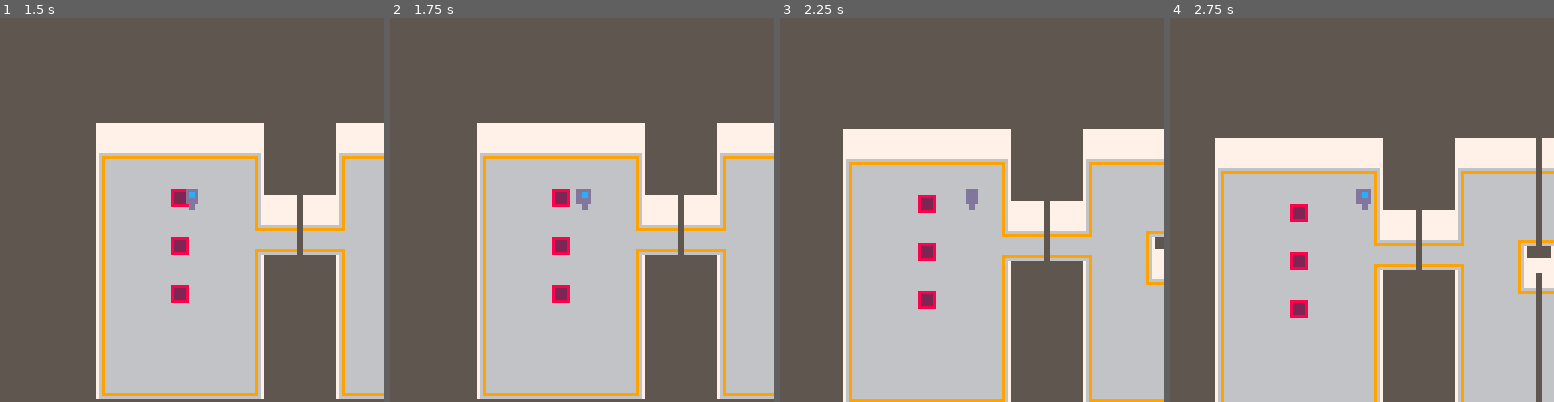
Above: before the commit, frames 1-4 (left to right).
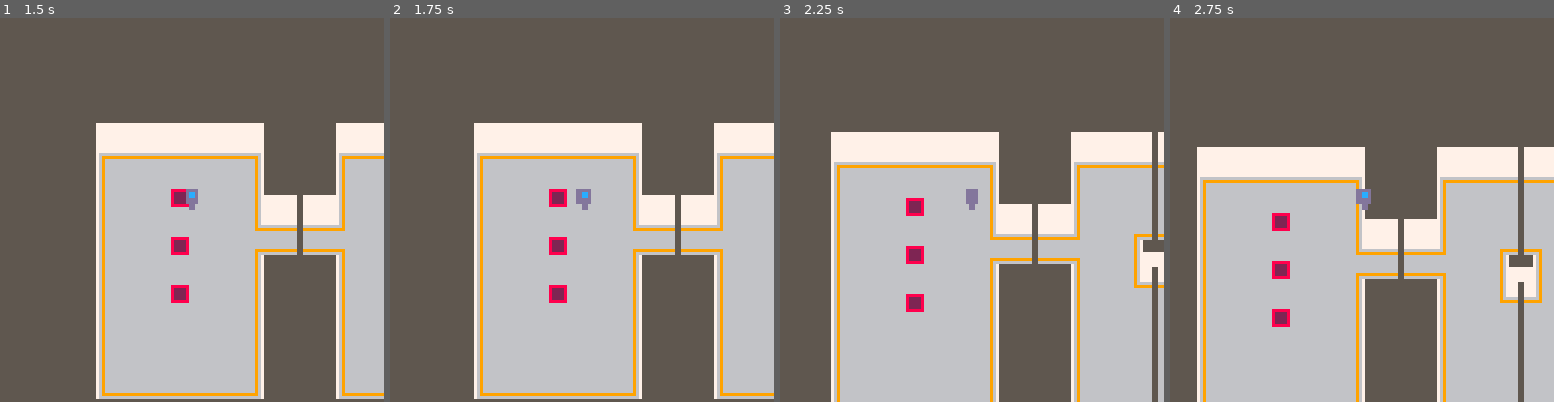
Above: after the commit, the same moments.

Repository: Kiyotoko/gamejam
Game: PICO-8 cartridge game.p8
Same seed, same stepped clock (60 frames per second), same inputs: the game is played once before the commit and once after it.
Inputs:
- Up to frame 1 (1.5 s): no input
- Up to frame 2 (1.75 s): hold Right from 1.6 s (still down)
- Up to frame 3 (2.25 s): release Right at 2.1 s; hold Up from 2.15 s (still down)
- Up to frame 4 (2.75 s): release Up at 2.42 s; hold Right from 2.47 s (still down)

Frame 1 is identical in both runs. In frame 2, 6.2% of the frame differs, in the area x 21-88%, y 27-100%; in frame 3, 15%; in frame 4, 21%, in the area x 7-100%, y 31-100%.

Commit message:
Split files

Diff:
--- a/game.p8
+++ b/game.p8
@@ -1,7 +1,8 @@
 pico-8 cartridge // http://www.pico-8.com
 version 42
 __lua__
--- Game created by Leo and Karl for the gamejam 2024.
+-- game
+-- by leo and karl
 ---@diagnostic disable: lowercase-global, undefined-global
 
 -- the player data
@@ -25,23 +26,6 @@
 -- defined flags
 flag_free = 0
 flag_door = 1
-
--- returs the sprite based on the position of the player
--- please note that the position is in pixels
-function get_sprite(x,y)
-	local player_column = (x+ancor.x) / 8
-	local player_row = (y+ancor.y) / 8
-
-	return mget(
-		player_column,
-		player_row
-	)
-end
-
--- returns if a sprite at (x,y) position has the desired flag
-function has_flag(x, y, f)
-	return fget(get_sprite(x, y), f)
-end
 
 -- check if a plate is pressed
 function check_plate(x, y)
@@ -56,7 +40,7 @@
 	end
 end
 
--- unlocks the doors on the map. 𝘵his starts at the
+-- unlocks the doors on the map. This starts at the
 function unlock_door(d)
 	local door = doors[d]
 	local door_x = door.x
@@ -78,8 +62,36 @@
 	end
 end
 
--- save the square root of 2
-sqrt_2 = sqrt(2)
+function _update()
+	handle_input()
+end
+
+function _draw()
+	cls(5)
+	map(0, 0, -player.x,-player.y, 16, 16)
+	spr(player.animation, ancor.x-4, ancor.y-8)
+end
+-->8
+-- utility
+
+-- returs the sprite based on the position of the player
+-- please note that the position is in pixels
+function get_sprite(x,y)
+	local player_column = (x+ancor.x) / 8
+	local player_row = (y+ancor.y) / 8
+
+	return mget(
+		player_column,
+		player_row
+	)
+end
+
+-- returns if a sprite at (x,y) position has the desired flag
+function has_flag(x, y, f)
+	return fget(get_sprite(x, y), f)
+end
+-->8
+-- handlers
 
 -- function to handle key
 -- input, moves the player
@@ -93,9 +105,8 @@
 	if btn(3) then dy=dy+1 end
 
 	-- next position
-	local dis = dx * dx + dy * dy
-	local px = player.x + (dis and dx / sqrt_2 or dx)
-	local py = player.y + (dis and dy / sqrt_2 or dy)
+	local px = player.x + dx
+	local py = player.y + dy
 
 	-- check if it does not hit a wall
 	if has_flag(px, py, flag_free) then
@@ -118,16 +129,6 @@
 	elseif dy < 0 then animation=3
 	end
 	player.animation = animation
-end
-
-function _update()
-	handle_input()
-end
-
-function _draw()
-	cls(5)
-	map(0, 0, -player.x,-player.y, 16, 16)
-	spr(player.animation, ancor.x-4, ancor.y-8)
 end
 __gfx__
 00000000000000000000000000000000000000000000000000000000000000000000000000000000000000000000000000000000000000000000000000000000
--- /dev/null
+++ b/handlers.lua
@@ -0,0 +1,40 @@
+-- handlers
+---@diagnostic disable: lowercase-global, undefined-global
+
+-- function to handle key
+-- input, moves the player
+function handle_input()
+	-- check buttons
+	local dx = 0
+	local dy = 0
+	if btn(0) then dx=dx-1 end
+	if btn(1) then dx=dx+1 end
+	if btn(2) then dy=dy-1 end
+	if btn(3) then dy=dy+1 end
+
+	-- next position
+	local px = player.x + dx
+	local py = player.y + dy
+
+	-- check if it does not hit a wall
+	if has_flag(px, py, flag_free) then
+		handle_movement(px, py)
+		handle_animation(dx, dy)
+	end
+end
+
+function handle_movement(px, py)
+	player.x = px
+	player.y = py
+
+	check_plate(px, py)
+end
+
+function handle_animation(dx, dy)
+	local animation = 0
+	if dx < 0 then animation=1
+	elseif dx > 0 then animation=2
+	elseif dy < 0 then animation=3
+	end
+	player.animation = animation
+end
--- a/main.lua
+++ b/main.lua
@@ -1,4 +1,5 @@
--- Game created by Leo and Karl for the gamejam 2024.
+-- game
+-- by leo and karl
 ---@diagnostic disable: lowercase-global, undefined-global
 
 -- the player data
@@ -23,23 +24,6 @@
 flag_free = 0
 flag_door = 1
 
--- returs the sprite based on the position of the player
--- please note that the position is in pixels
-function get_sprite(x,y)
-	local player_column = (x+ancor.x) / 8
-	local player_row = (y+ancor.y) / 8
-
-	return mget(
-		player_column,
-		player_row
-	)
-end
-
--- returns if a sprite at (x,y) position has the desired flag
-function has_flag(x, y, f)
-	return fget(get_sprite(x, y), f)
-end
-
 -- check if a plate is pressed
 function check_plate(x, y)
 	local sprite = get_sprite(x, y)
@@ -53,7 +37,7 @@
 	end
 end
 
--- unlocks the doors on the map. 𝘵his starts at the
+-- unlocks the doors on the map. This starts at the
 function unlock_door(d)
 	local door = doors[d]
 	local door_x = door.x
@@ -75,48 +59,6 @@
 	end
 end
 
--- save the square root of 2
-sqrt_2 = sqrt(2)
-
--- function to handle key
--- input, moves the player
-function handle_input()
-	-- check buttons
-	local dx = 0
-	local dy = 0
-	if btn(0) then dx=dx-1 end
-	if btn(1) then dx=dx+1 end
-	if btn(2) then dy=dy-1 end
-	if btn(3) then dy=dy+1 end
-
-	-- next position
-	local dis = dx * dx + dy * dy
-	local px = player.x + (dis and dx / sqrt_2 or dx)
-	local py = player.y + (dis and dy / sqrt_2 or dy)
-
-	-- check if it does not hit a wall
-	if has_flag(px, py, flag_free) then
-		handle_movement(px, py)
-		handle_animation(dx, dy)
-	end
-end
-
-function handle_movement(px, py)
-	player.x = px
-	player.y = py
-
-	check_plate(px, py)
-end
-
-function handle_animation(dx, dy)
-	local animation = 0
-	if dx < 0 then animation=1
-	elseif dx > 0 then animation=2
-	elseif dy < 0 then animation=3
-	end
-	player.animation = animation
-end
-
 function _update()
 	handle_input()
 end
--- /dev/null
+++ b/utility.lua
@@ -0,0 +1,19 @@
+-- utility
+---@diagnostic disable: lowercase-global, undefined-global
+
+-- returs the sprite based on the position of the player
+-- please note that the position is in pixels
+function get_sprite(x,y)
+	local player_column = (x+ancor.x) / 8
+	local player_row = (y+ancor.y) / 8
+
+	return mget(
+		player_column,
+		player_row
+	)
+end
+
+-- returns if a sprite at (x,y) position has the desired flag
+function has_flag(x, y, f)
+	return fget(get_sprite(x, y), f)
+end
